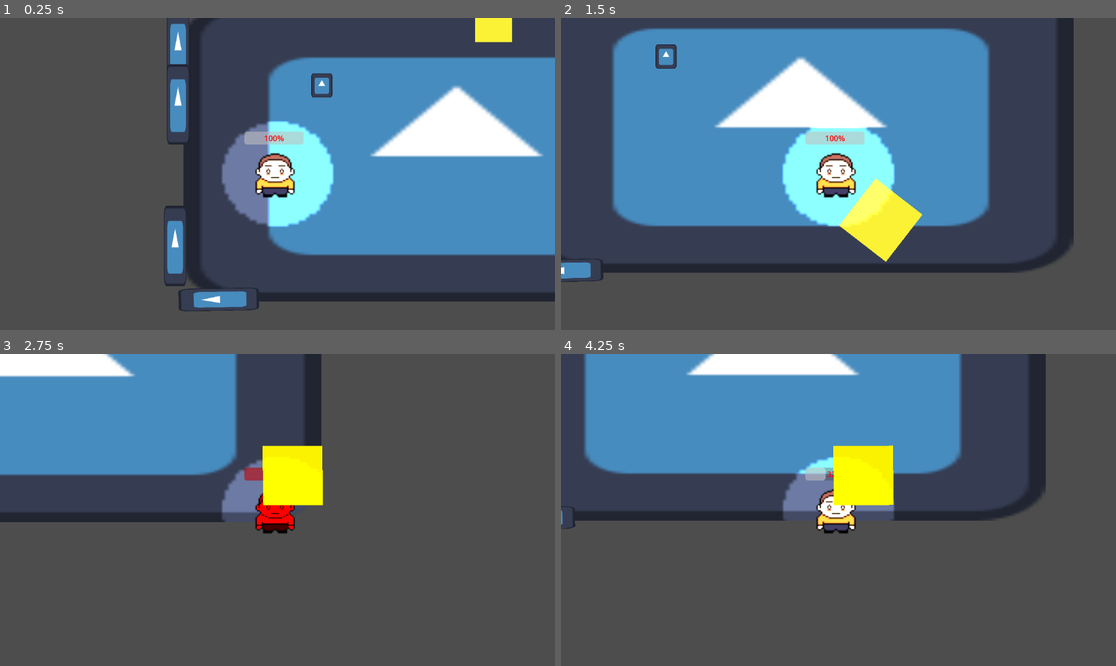
Above: before the commit, frames 1-4 (two rows, left to right).
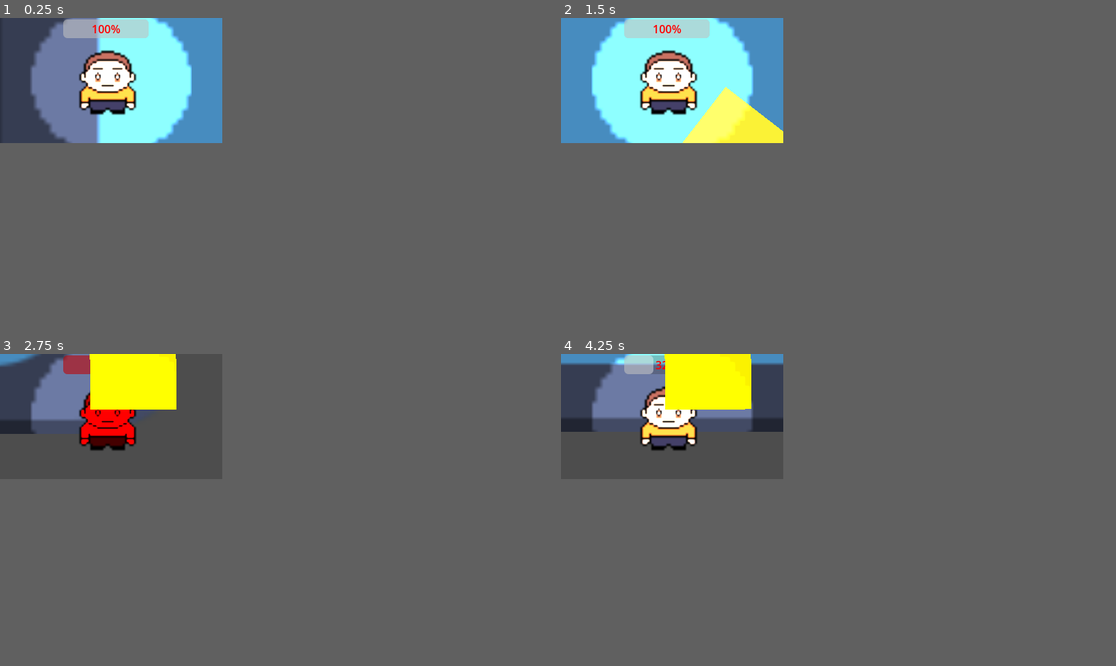
Above: after the commit, the same moments.

Repository: bryanmejiapalma/The-Matrix-Studio
Game: Godot game, scene res://game.tscn
Same seed, same stepped clock (60 frames per second), same inputs: the game is played once before the commit and once after it. This scene is started directly instead of the project's main scene. The engine's default icon, where the game draws it, is replaced by a stand-in: a white triangle on a blue panel in a dark square.
Inputs:
- Up to frame 1 (0.25 s): no input
- Up to frame 2 (1.5 s): tap Enter at 0.5 s; hold D (ui_right) 0.53-1.28 s; hold Shift (boost) 0.53-1.28 s; hold S (ui_down) from 1.28 s (still down); tap E (interact) at 1.35 s
- Up to frame 3 (2.75 s): release S (ui_down) at 2.03 s; hold D (ui_right) from 2.03 s (still down); hold Shift (boost) from 2.03 s (still down)
- Up to frame 4 (4.25 s): release D (ui_right) at 2.78 s; release Shift (boost) at 2.78 s; hold W (ui_up) 2.78-3.53 s; tap E (interact) at 2.85 s; hold A (ui_left) from 3.53 s (still down); hold Shift (boost) from 3.53 s (still down); tap Escape (ui_cancel) at 4.15 s
In our replay, the window is 799x449 before the commit and 320x180 after it. These sizes can differ from the game's own. Grey fills any space a smaller window leaves; there, only what the larger window draws over its background counts as a difference.

The runs differ from the first frame. In frame 1, 71% of the frame differs, in the area x 0-100%, y 0-100%; in frame 2, 53%; in frame 3, 23%; in frame 4, 33%.

Commit message:
Maine menu and pause screen

Diff:
--- a/game.gd
+++ b/game.gd
@@ -15,3 +15,8 @@
 
 	# 4. Add the new player back into the world
 	get_tree().current_scene.add_child(new_player)
+# 4. Add the new player back into the world
+	get_tree().current_scene.add_child(new_player)
+
+func _on_resume_button_pressed() -> void:
+	pass # Replace with function body.
--- a/game.tscn
+++ b/game.tscn
@@ -128,3 +128,7 @@
 theme_override_fonts/font = SubResource("SystemFont_mfdv2")
 theme_override_font_sizes/font_size = 50
 text = "QUIT"
+
+[connection signal="pressed" from="PausedMenu/VBoxContainer/ResumeButton" to="PausedMenu" method="_on_resume_button_pressed"]
+[connection signal="pressed" from="PausedMenu/VBoxContainer/RestartButton" to="PausedMenu" method="_on_restart_button_pressed"]
+[connection signal="pressed" from="PausedMenu/VBoxContainer/QuitButton" to="PausedMenu" method="_on_quit_button_pressed"]
--- /dev/null
+++ b/main_menu.gd
@@ -0,0 +1,29 @@
+extends MarginContainer
+
+@onready var selector_one = $CenterContainer/VBoxContainer/CenterContainer2/VBoxContainer/CenterContainer/HBoxContainer/Selector
+@onready var selector_two = $CenterContainer/VBoxContainer/CenterContainer3/VBoxContainer/CenterContainer/HBoxContainer/Selector
+@onready var selector_three = $CenterContainer/VBoxContainer/CenterContainer4/VBoxContainer/CenterContainer/HBoxContainer/Selector
+
+var current_selection = 0
+
+func _ready():
+	set_current_selection(0)
+
+func _process(delta):
+	if Input.is_action_just_pressed("ui_down") and current_selection < 2:
+		current_selection += 1
+		set_current_selection(current_selection)
+	elif Input.is_action_just_pressed("ui_up") and current_selection > 0:
+		current_selection -= 1
+		set_current_selection(current_selection)
+
+func set_current_selection(_current_selection):
+	selector_one.text = ""
+	selector_two.text = ""
+	selector_three.text = ""
+	if _current_selection == 0:
+		selector_one.text = ">"
+	elif _current_selection == 1:
+		selector_two.text = ">"
+	elif _current_selection == 0:
+		selector_three.text = ">"
--- /dev/null
+++ b/main_menu.tscn
@@ -0,0 +1,99 @@
+[gd_scene load_steps=3 format=3 uid="uid://b7j1o3s4msbfw"]
+
+[ext_resource type="Script" uid="uid://uxr3e1gxfosf" path="res://main_menu.gd" id="1_06t4h"]
+
+[sub_resource type="SystemFont" id="SystemFont_7vrkn"]
+
+[node name="MainMenu" type="MarginContainer"]
+anchors_preset = 15
+anchor_right = 1.0
+anchor_bottom = 1.0
+grow_horizontal = 2
+grow_vertical = 2
+script = ExtResource("1_06t4h")
+
+[node name="ColorRect" type="ColorRect" parent="."]
+layout_mode = 2
+color = Color(0.707193, 0.443099, 0.11521, 1)
+
+[node name="CenterContainer" type="CenterContainer" parent="."]
+layout_mode = 2
+
+[node name="VBoxContainer" type="VBoxContainer" parent="CenterContainer"]
+layout_mode = 2
+theme_override_constants/separation = 20
+
+[node name="CenterContainer" type="CenterContainer" parent="CenterContainer/VBoxContainer"]
+layout_mode = 2
+
+[node name="Label" type="Label" parent="CenterContainer/VBoxContainer/CenterContainer"]
+layout_mode = 2
+theme_override_fonts/font = SubResource("SystemFont_7vrkn")
+theme_override_font_sizes/font_size = 32
+text = "Title Text"
+
+[node name="CenterContainer2" type="CenterContainer" parent="CenterContainer/VBoxContainer"]
+layout_mode = 2
+
+[node name="VBoxContainer" type="VBoxContainer" parent="CenterContainer/VBoxContainer/CenterContainer2"]
+layout_mode = 2
+
+[node name="CenterContainer" type="CenterContainer" parent="CenterContainer/VBoxContainer/CenterContainer2/VBoxContainer"]
+layout_mode = 2
+
+[node name="HBoxContainer" type="HBoxContainer" parent="CenterContainer/VBoxContainer/CenterContainer2/VBoxContainer/CenterContainer"]
+layout_mode = 2
+
+[node name="Selector" type="Label" parent="CenterContainer/VBoxContainer/CenterContainer2/VBoxContainer/CenterContainer/HBoxContainer"]
+layout_mode = 2
+theme_override_font_sizes/font_size = 16
+text = ">"
+
+[node name="OptionName" type="Label" parent="CenterContainer/VBoxContainer/CenterContainer2/VBoxContainer/CenterContainer/HBoxContainer"]
+layout_mode = 2
+theme_override_font_sizes/font_size = 16
+text = "Start"
+
+[node name="CenterContainer3" type="CenterContainer" parent="CenterContainer/VBoxContainer"]
+layout_mode = 2
+
+[node name="VBoxContainer" type="VBoxContainer" parent="CenterContainer/VBoxContainer/CenterContainer3"]
+layout_mode = 2
+
+[node name="CenterContainer" type="CenterContainer" parent="CenterContainer/VBoxContainer/CenterContainer3/VBoxContainer"]
+layout_mode = 2
+
+[node name="HBoxContainer" type="HBoxContainer" parent="CenterContainer/VBoxContainer/CenterContainer3/VBoxContainer/CenterContainer"]
+layout_mode = 2
+
+[node name="Selector" type="Label" parent="CenterContainer/VBoxContainer/CenterContainer3/VBoxContainer/CenterContainer/HBoxContainer"]
+layout_mode = 2
+theme_override_font_sizes/font_size = 16
+text = ">"
+
+[node name="OptionName" type="Label" parent="CenterContainer/VBoxContainer/CenterContainer3/VBoxContainer/CenterContainer/HBoxContainer"]
+layout_mode = 2
+theme_override_font_sizes/font_size = 16
+text = "Options"
+
+[node name="CenterContainer4" type="CenterContainer" parent="CenterContainer/VBoxContainer"]
+layout_mode = 2
+
+[node name="VBoxContainer" type="VBoxContainer" parent="CenterContainer/VBoxContainer/CenterContainer4"]
+layout_mode = 2
+
+[node name="CenterContainer" type="CenterContainer" parent="CenterContainer/VBoxContainer/CenterContainer4/VBoxContainer"]
+layout_mode = 2
+
+[node name="HBoxContainer" type="HBoxContainer" parent="CenterContainer/VBoxContainer/CenterContainer4/VBoxContainer/CenterContainer"]
+layout_mode = 2
+
+[node name="Selector" type="Label" parent="CenterContainer/VBoxContainer/CenterContainer4/VBoxContainer/CenterContainer/HBoxContainer"]
+layout_mode = 2
+theme_override_font_sizes/font_size = 16
+text = ">"
+
+[node name="OptionName" type="Label" parent="CenterContainer/VBoxContainer/CenterContainer4/VBoxContainer/CenterContainer/HBoxContainer"]
+layout_mode = 2
+theme_override_font_sizes/font_size = 16
+text = "Exit"
--- a/paused_menu.gd
+++ b/paused_menu.gd
@@ -14,3 +14,15 @@
 	pause_toggle = !pause_toggle
 	get_tree().paused = pause_toggle
 	self.visible = pause_toggle
+
+
+func _on_resume_button_pressed() -> void:
+	pause_and_unpause()
+
+
+func _on_restart_button_pressed() -> void:
+	get_tree().reload_current_scene()
+
+
+func _on_quit_button_pressed() -> void:
+	get_tree().quit()
--- a/project.godot
+++ b/project.godot
@@ -14,6 +14,12 @@
 run/main_scene="uid://o6yxgp3jif0q"
 config/features=PackedStringArray("4.4", "Forward Plus")
 config/icon="res://icon.svg"
+
+[display]
+
+window/size/viewport_width=320
+window/size/viewport_height=180
+window/size/initial_position=Vector2i(960, 540)
 
 [input]
 
Not shown, added: main_menu.gd.uid
